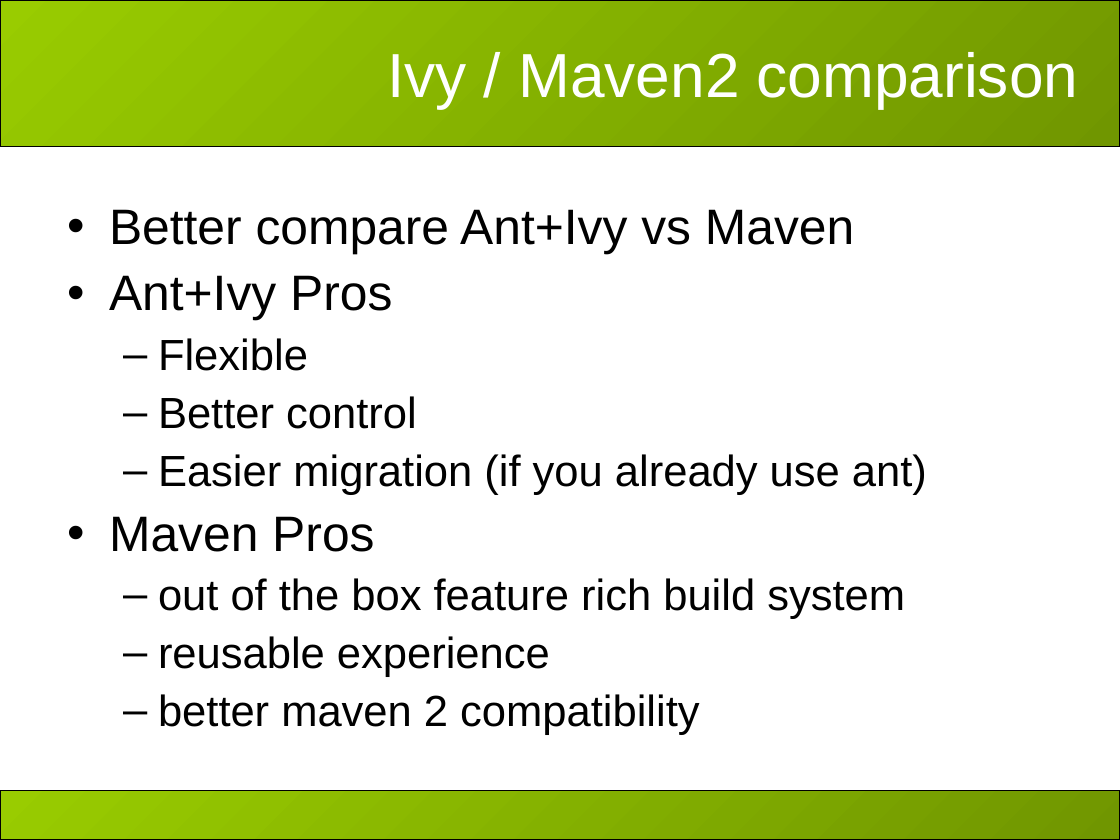
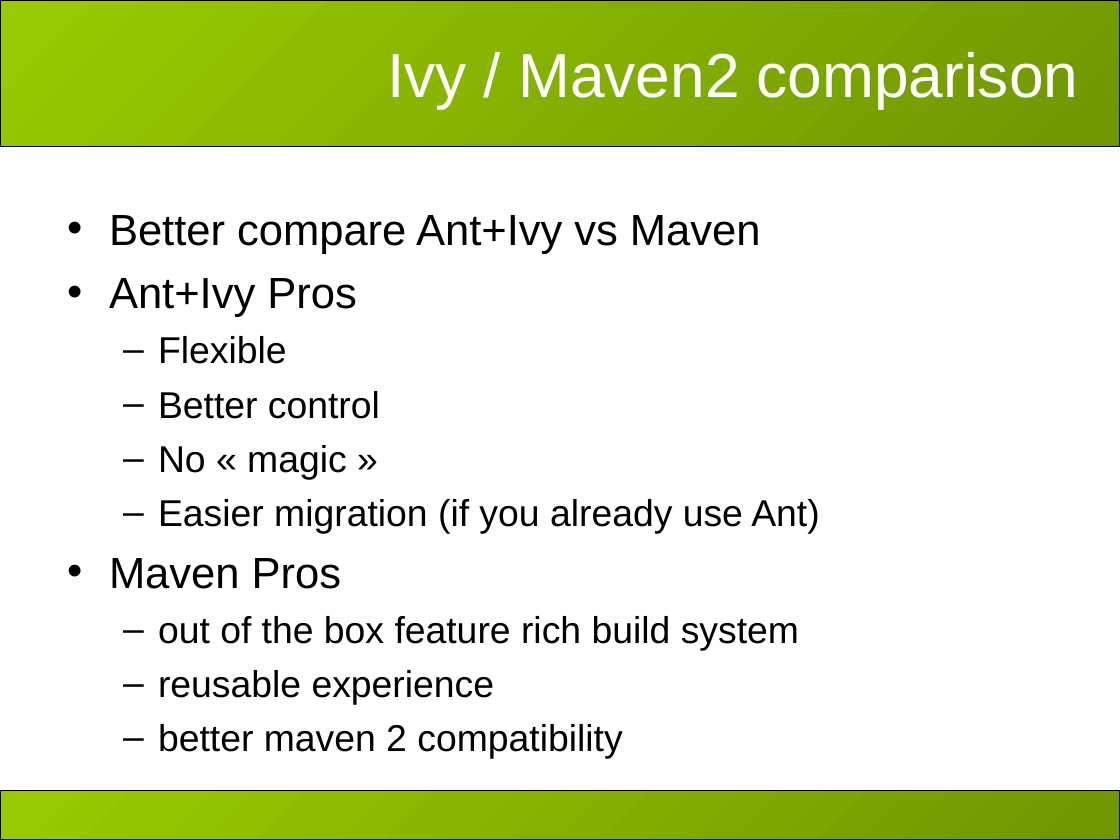
Before and after one commit to hiroyasub/ant-ivy-cregit, a slide deck: slide 25 of doc/presentations/apache-con-2007/slides.ppt. Drawn at 1120x840 pixels with LibreOffice and Linux fonts; fonts in the diff are those of the drawing; background and template pictures are left out. Boxes give left, top, right and bottom in pixels: in the first picture for what was removed or moved away, otherwise in the second. Text is boxed around its words. In the diff, an @@ line names an element or a change of style, - is before the commit and + after.

```diff
--- a/doc/presentations/apache-con-2007/slides.ppt
+++ b/doc/presentations/apache-con-2007/slides.ppt
@@ text at box(109, 215, 799, 759): size 32 to 28 pt in "Better compare Ant+Ivy vs Maven", "Ant+Ivy Pros", "Maven Pros"; size 28 to 24 pt in "Flexible", "Better control", "out of the box feature rich build ...", "reusable experience" and 1 more places; line spacing 0.9 to 1; less space between paragraphs @@
@@ text at box(158, 445, 819, 534): text changed; size 28 to 24 pt @@
-  – Easier migration (if you already use ant)
+  – No « magic »
+  – Easier migration (if you already use Ant)
```
Also in this commit, not shown: 2 other slides changed, 1 slide added.
